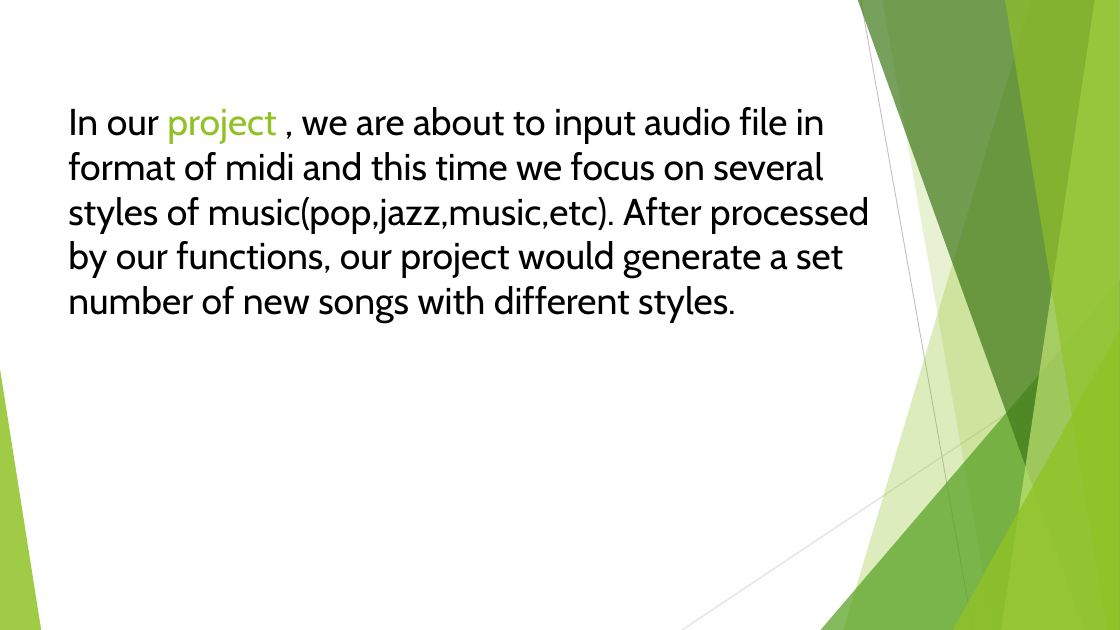
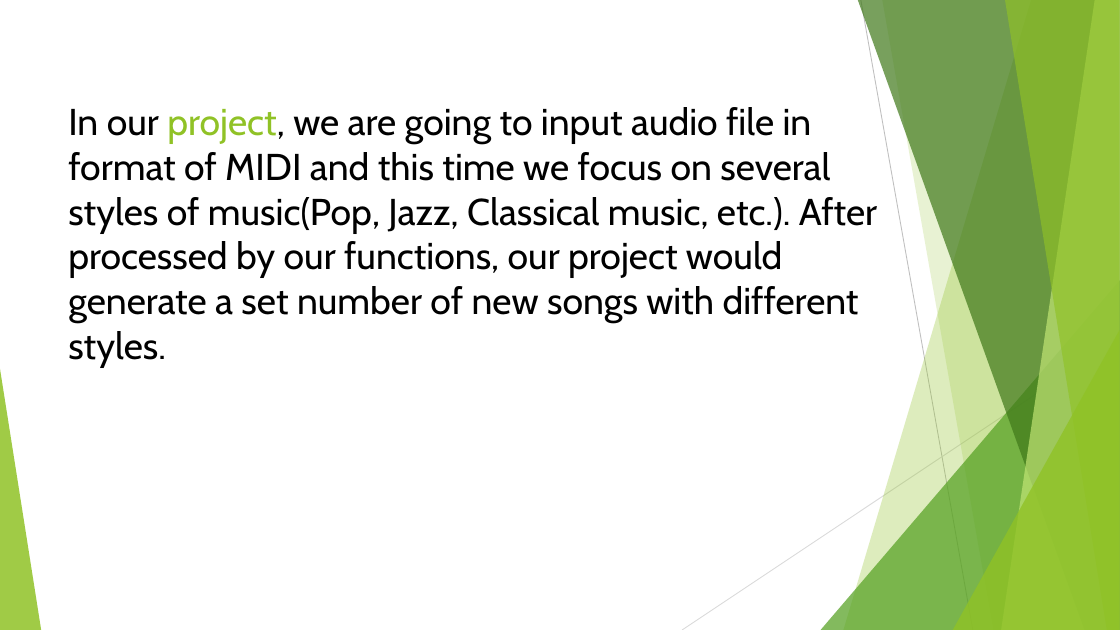
Before and after one commit to yingy4/Team4-Final-Project, a slide deck: slide 2 of smart music composer.pptx. Drawn at 1120x630 pixels with LibreOffice and Linux fonts; fonts in the diff are those of the drawing. Boxes give left, top, right and bottom in pixels: in the first picture for what was removed or moved away, otherwise in the second. Text is boxed around its words. In the diff, an @@ line names an element or a change of style, - is before the commit and + after.

```diff
--- a/smart music composer.pptx
+++ b/smart music composer.pptx
@@ title at box(68, 107, 877, 367): text changed @@
-In our project , we are about to input audio file in format of midi and this time we focus on several styles of music(pop,jazz,music,etc). After processed by our functions, our project would generate a set number of new songs with different styles.
+In our project, we are going to input audio file in format of MIDI and this time we focus on several styles of music(Pop, Jazz, Classical music, etc.). After processed by our functions, our project would generate a set number of new songs with different styles.
```
Also in this commit, not shown: 6 other slides changed, 1 other file.
